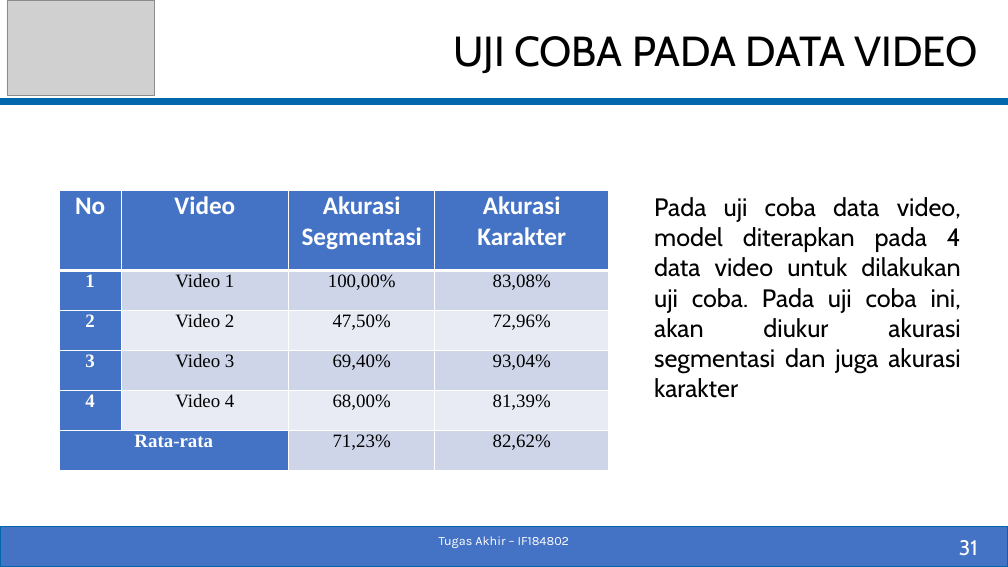
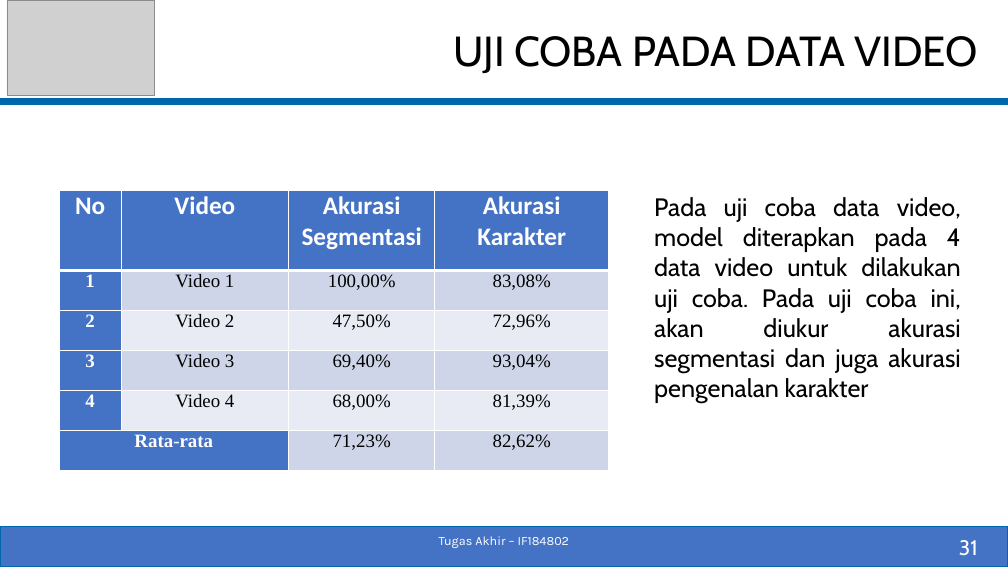
Before and after one commit to fenezema/Tugas-Akhir, a slide deck: slide 31 of Dokumen/05111540000055-Pradipta-Baskara-Slide_TA.pptx. Drawn at 1008x567 pixels with LibreOffice and Linux fonts; fonts in the diff are those of the drawing; grey boxes stand for pictures. Boxes give left, top, right and bottom in pixels: in the first picture for what was removed or moved away, otherwise in the second. Text is boxed around its words. In the diff, an @@ line names an element or a change of style, - is before the commit and + after.

```diff
--- a/Dokumen/05111540000055-Pradipta-Baskara-Slide_TA.pptx
+++ b/Dokumen/05111540000055-Pradipta-Baskara-Slide_TA.pptx
@@ text at (x1=654, y1=197, x2=961, y2=403): text changed @@
-  Pada uji coba data video, model diterapkan pada 4 data video untuk dilakukan uji coba. Pada uji coba ini, akan diukur akurasi segmentasi dan juga akurasi karakter
+  Pada uji coba data video, model diterapkan pada 4 data video untuk dilakukan uji coba. Pada uji coba ini, akan diukur akurasi segmentasi dan juga akurasi pengenalan karakter
```
Also in this commit, not shown: 7 other slides changed, 2 slides added, 3 other files.
